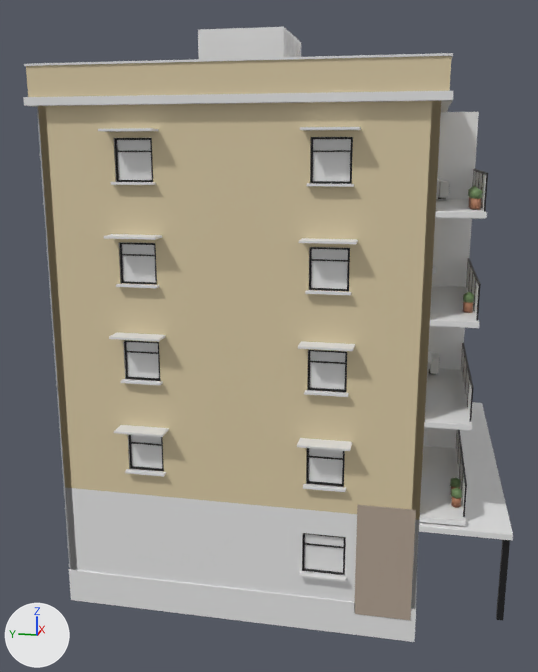
A saved change to the glTF model godot/assets/buildings/apartment_12x12_5.glb.
Rendered twice from a 50 mm lens placed at (-28.0, -5.6, 14.4), pointed at (0.6, 0.1, 7.2). Every picture has the same lights, and +X, +Y and +Z are marked at lower left. The picture after the commit comes second. Vertices at exactly the same position are counted once.

Objects in the first picture: 'apartment_12x12_5'.
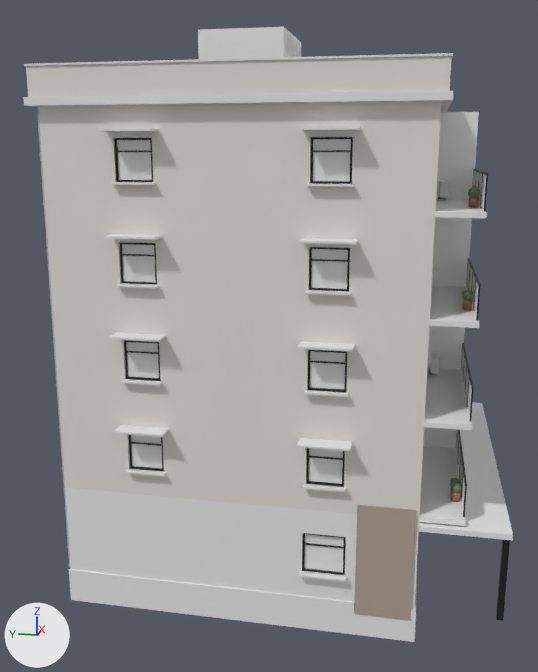
The edits, one by one:
me_cube is used by ob_apartment_12x12_5; location (0.0, 0.0, 0.0).
me_cube had 7636 vertices, 13482 faces and spanned x -6.6..8.9, y -8.8..6.6, z -1.2..18.0.
me_cube now has 7600 vertices, 13418 faces and spans x -6.6..8.9, y -8.8..6.6, z -1.2..18.0.
me_cube part 1: the loose piece of 12 vertices spanning x -5.3..-4.9, y -7.3..-7.0, z 3.5..4.0 is moved by (0.4, 0.0, 0.0).
me_cube part 2: the loose piece of 12 vertices spanning x -4.9..-4.5, y -7.3..-7.0, z 9.9..10.3 is moved by (0.4, 0.0, 0.0).
me_cube part 3: the loose piece of 24 vertices spanning x -5.2..-4.9, y -7.3..-7.0, z 12.8..13.1 is moved by (6.4, 0.0, 0.0).
me_cube part 4: the loose piece of 24 vertices spanning x -5.2..-4.9, y -7.3..-7.0, z 3.3..3.6 is deleted.
me_cube part 5: the loose piece of 12 vertices spanning x -5.3..-4.9, y -7.3..-7.0, z 13.0..13.4 is deleted.
me_cube part 6: 57 vertices moved from x -5.9..5.6, y -7.3..-2.3, z 0.0..13.1 to x -5.9..5.6, y -7.2..-2.3, z 0.0..13.1; 55 vertices removed from x -5.8..5.8, y -7.3..-6.0, z 0.0..15.8; 55 vertices added at x -5.8..5.8, y -7.3..-5.8, z 0.0..15.8.
me_cube part 7: 1618 kept faces spanning x -6.2..6.2, y -6.2..6.2, z 3.1..16.9 get new vertex colours; the middle colour goes from beige #f3e1b8 to white #f9f7f1.
Other edits to the shape of me_cube do not show in these pictures.

What differs and where, as boxes (x1, y1, x2, y2) in the pictures (538 x 672 px; the box of a moved part takes in the faces that stretch with it):
part 1 of me_cube, moved or reshaped
    before: (451, 488, 462, 498)
    after: (451, 482, 462, 493)
part 2 of me_cube, moved or reshaped
    before: (463, 292, 474, 303)
    after: (462, 289, 474, 300)
part 3 of me_cube, moved or reshaped (not visible afterwards)
    before: (470, 198, 481, 209)
part 4 of me_cube, deleted
    before: (451, 497, 461, 508)
part 5 of me_cube, deleted
    before: (470, 187, 482, 199)
part 6 of me_cube, moved or reshaped
    before: (305, 195, 473, 548)
    after: (305, 197, 477, 548)
part 7 of me_cube, recoloured (beige to white)
    both: (26, 56, 451, 520)
